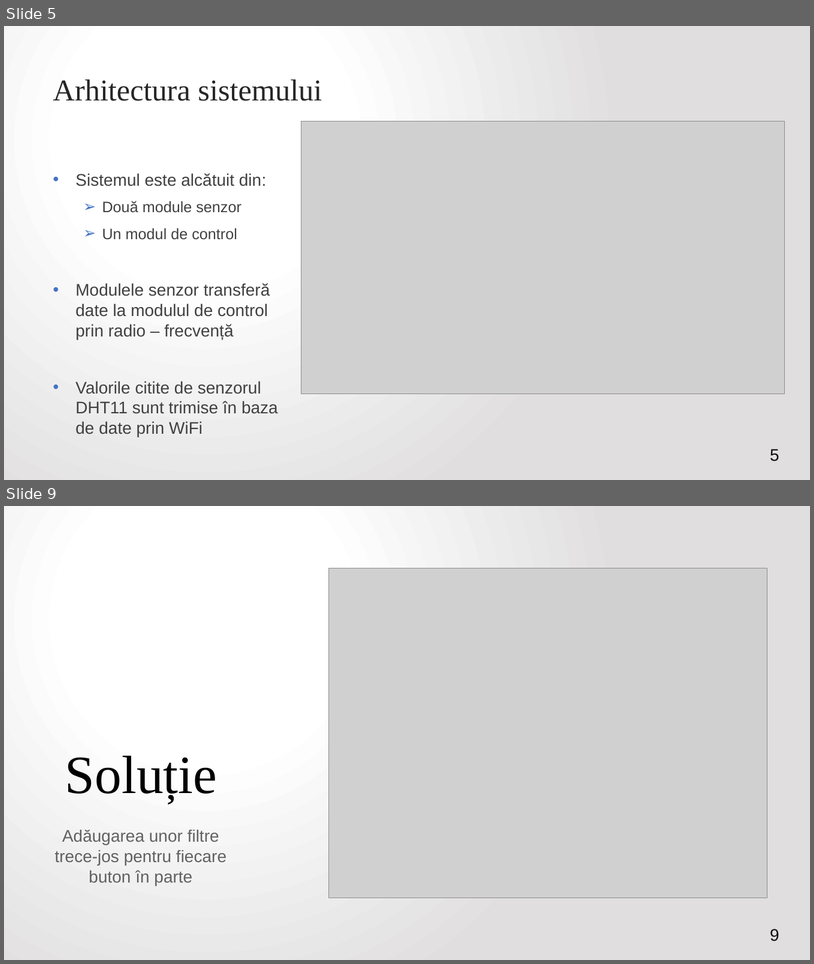
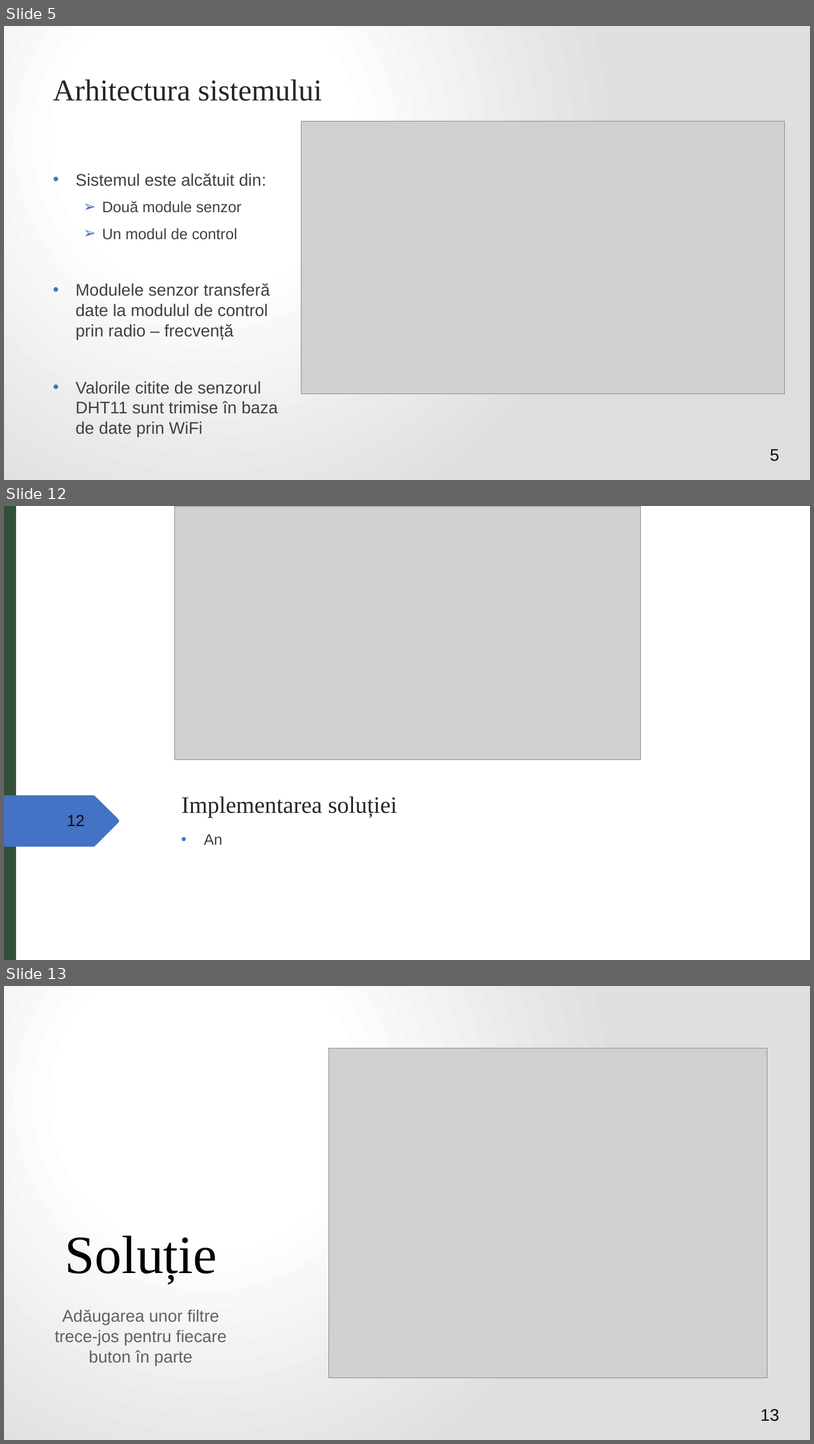
Before and after one commit to VitomirDragan/TemperatureManagement-IOT-, a slide deck: Prezentare/Termostat inteligent controlat printr-o aplicație web.pptx. Shown one above the other, each under a label of ours: slides 5 and 9 before the commit, slides 5, 12 and 13 after it; the slides between them are not shown. The pictures are 814x964 and 814x1444 pixels, drawn with LibreOffice and Linux fonts; fonts in the diff are those of the drawing; grey boxes stand for pictures. Boxes give left, top, right and bottom in pixels: in the first picture for what was removed or moved away, otherwise in the second. Text is boxed around its words. In the diff, an @@ line names an element or a change of style, - is before the commit and + after.

```diff
--- a/Prezentare/Termostat inteligent controlat printr-o aplicație web.pptx
+++ b/Prezentare/Termostat inteligent controlat printr-o aplicație web.pptx
@@ slide 12 added at [4,506,810,960], background #FFFFFF @@
@@ rectangle added at [4,506,16,960], fill #315037 @@
@@ picture added at [174,506,641,759] @@
@@ freeform shape added at [4,795,120,847], fill #4472C4 @@
@@ title added at [182,796,397,817], 28 pt, text #262626 @@
+Implementarea soluției
@@ page number added at [67,814,85,826], 19 pt, text #0D0D0D @@
+12
@@ text added at [204,834,222,844], 18 pt, text #404040 @@
+• An
@@ what was slide 9 is now slide 13 @@
@@ page number at [761,1408,779,1421]: text changed @@
-9
+13
```
Also in this commit, not shown: 2 slides changed, 5 other slides added, 2 slides removed, 2 other files.
